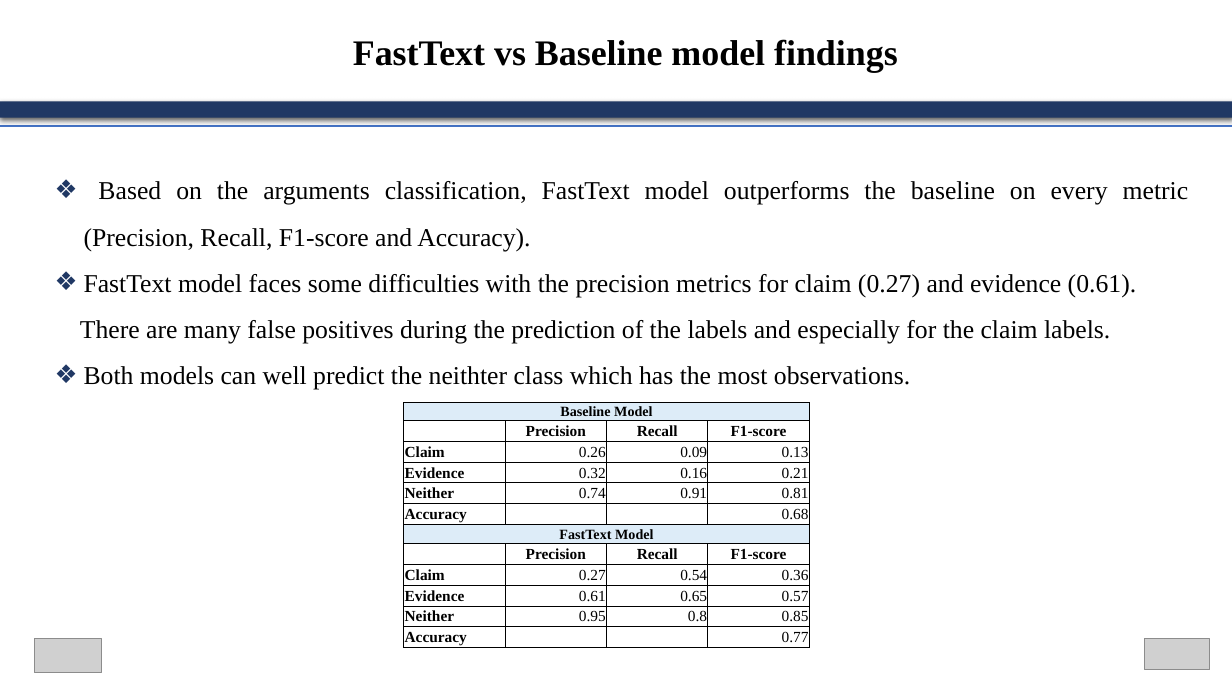
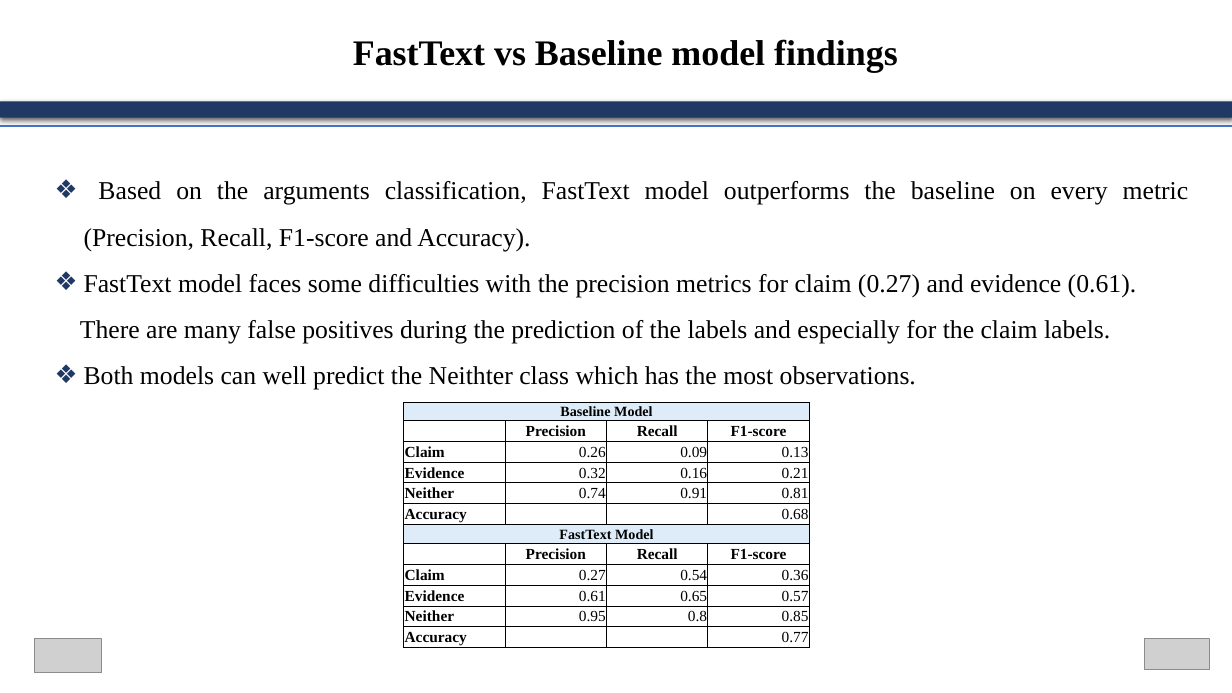
Before and after one commit to GeorgeMavridis/Argumentation-Mining-Machine-learning-and-Content-Analytics, a slide deck: slide 12 of G.E.Jo Presentation.pptx. Drawn at 1232x693 pixels with LibreOffice and Linux fonts; fonts in the diff are those of the drawing; grey boxes stand for pictures. Boxes give left, top, right and bottom in pixels: in the first picture for what was removed or moved away, otherwise in the second. Text is boxed around its words. In the diff, an @@ line names an element or a change of style, - is before the commit and + after.

Commit message:
Add files via upload
updated presentation

```diff
--- a/G.E.Jo Presentation.pptx
+++ b/G.E.Jo Presentation.pptx
@@ text at box(84, 366, 916, 390): text changed @@
-❖ Both models can well predict the neithter class which has the most observations.
+❖ Both models can well predict the Neithter class which has the most observations.
```
